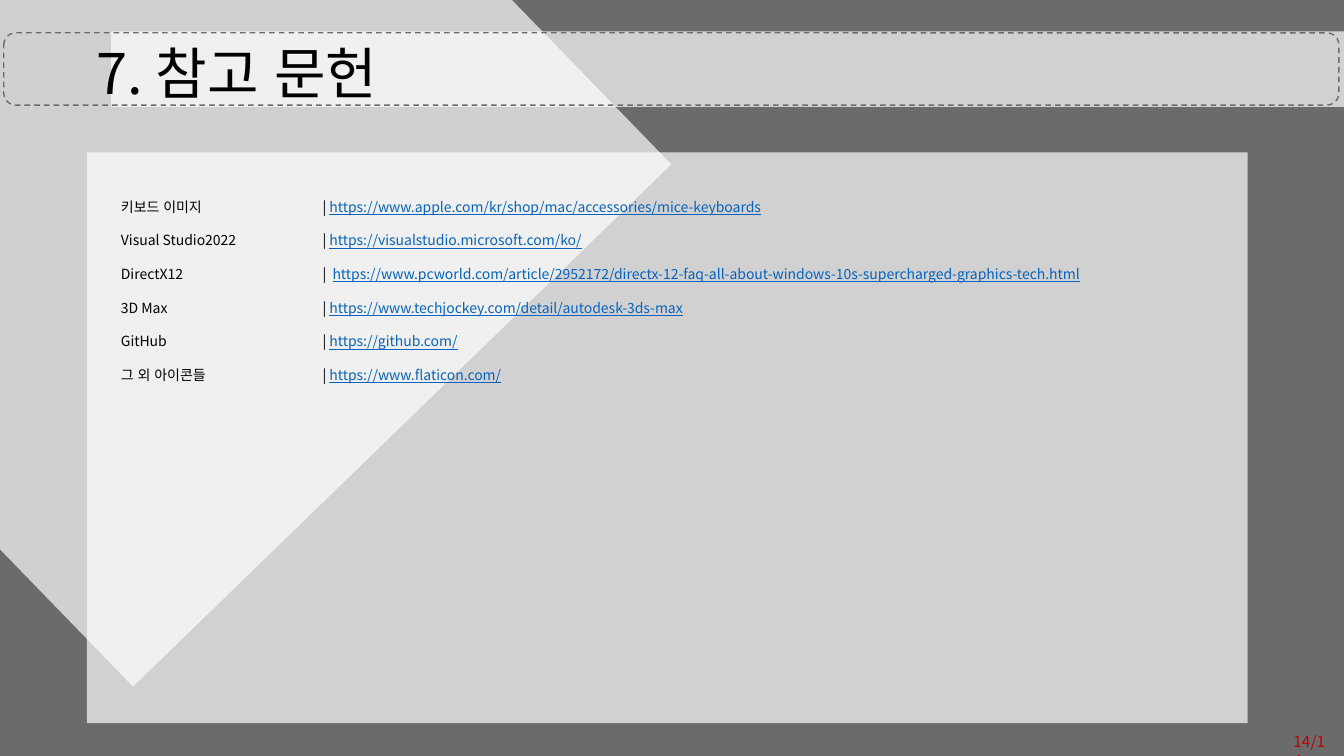
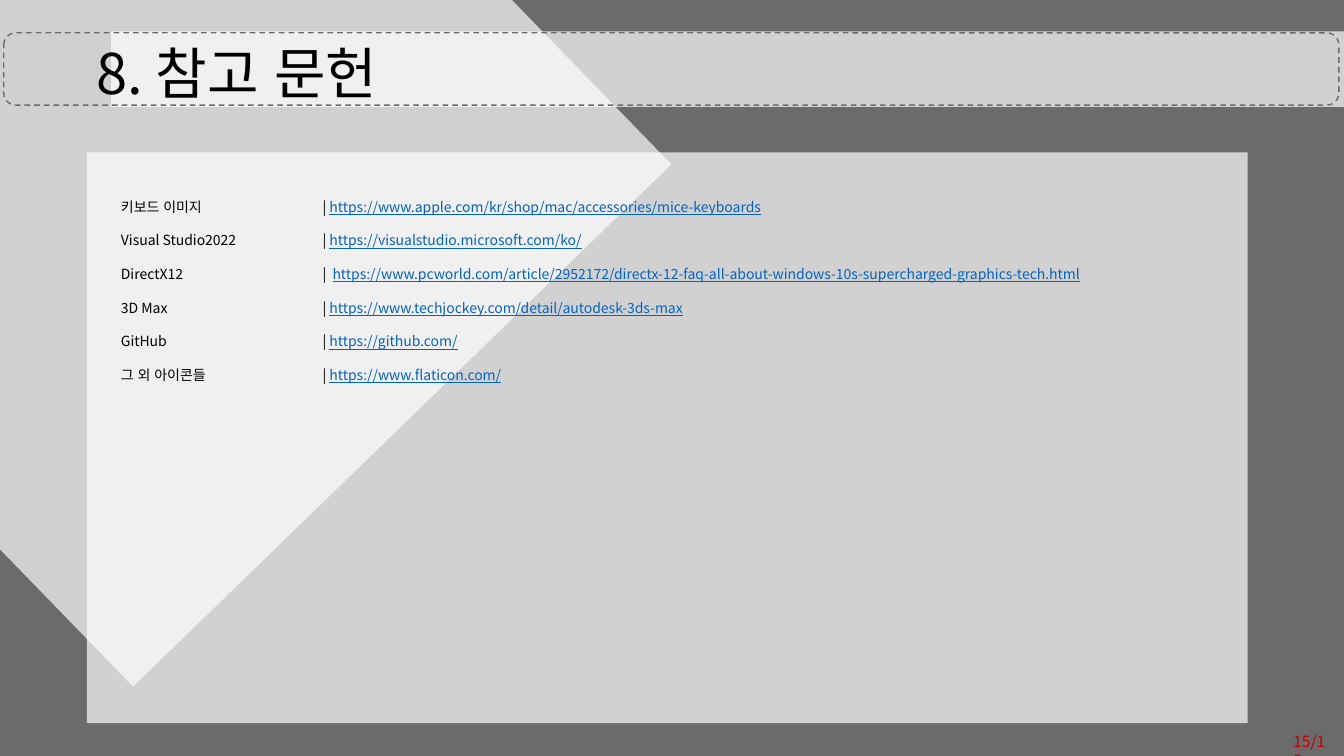
Before and after one commit to eunjiyun/Graduation_Work, a slide deck: slide 15 of Game_Design/Vodoo_Doll.pptx (slide 14 before the commit). Drawn at 1344x756 pixels with LibreOffice and Linux fonts; fonts in the diff are those of the drawing; grey boxes stand for pictures. Boxes give left, top, right and bottom in pixels: in the first picture for what was removed or moved away, otherwise in the second. Text is boxed around its words. In the diff, an @@ line names an element or a change of style, - is before the commit and + after.

```diff
--- a/Game_Design/Vodoo_Doll.pptx
+++ b/Game_Design/Vodoo_Doll.pptx
@@ text at box(97, 47, 377, 106): text changed @@
-7. 참고 문헌
+8. 참고 문헌
@@ text at box(1293, 735, 1325, 750): text changed @@
-14/14
+15/15
```
Also in this commit, not shown: 12 other slides changed, 1 slide added.
